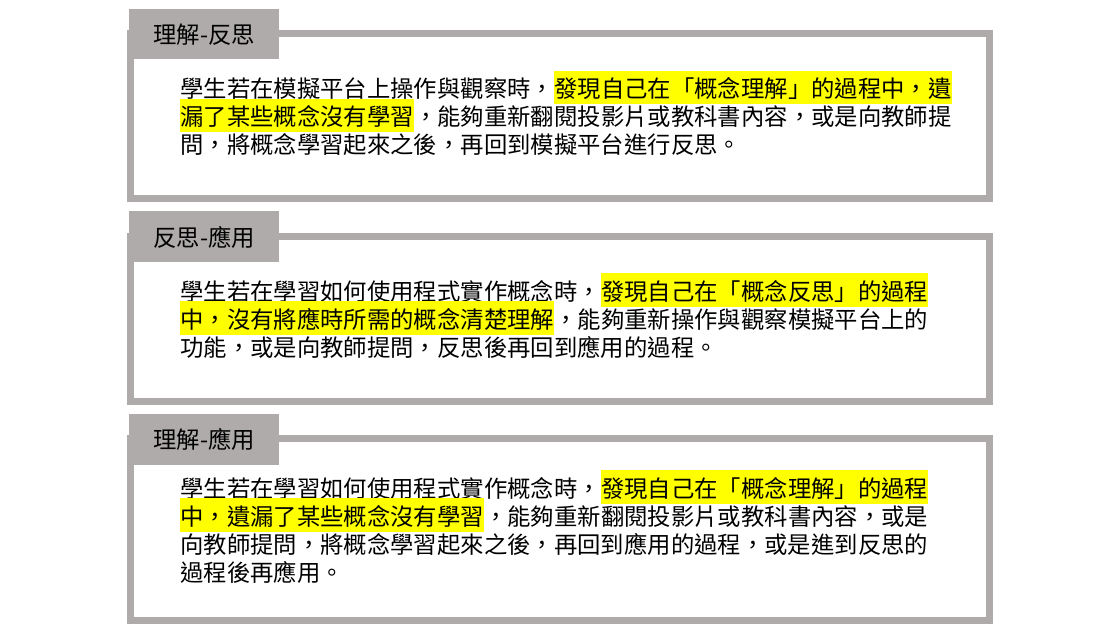
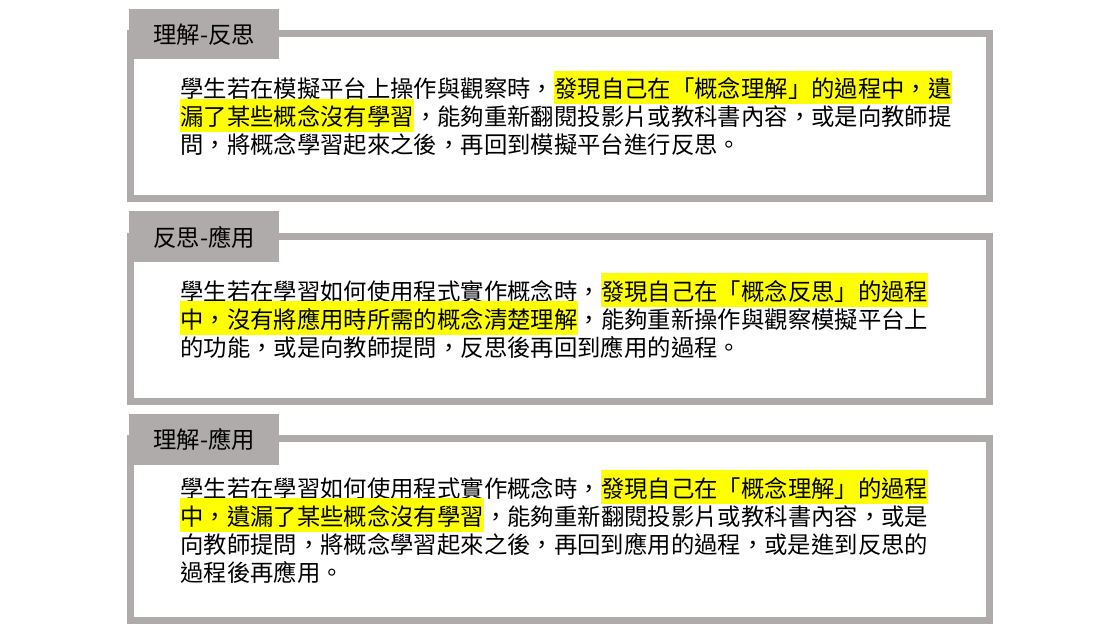
Before and after one commit to Henry-the-junior/nn_teaching, a slide deck: slide 5 of 模擬平台網頁_v2/教材簡報/課堂流程與研究目的_v2.pptx. Drawn at 1120x630 pixels with LibreOffice and Linux fonts; fonts in the diff are those of the drawing. Boxes give left, top, right and bottom in pixels: in the first picture for what was removed or moved away, otherwise in the second. Text is boxed around its words. In the diff, an @@ line names an element or a change of style, - is before the commit and + after.

```diff
--- a/模擬平台網頁_v2/教材簡報/課堂流程與研究目的_v2.pptx
+++ b/模擬平台網頁_v2/教材簡報/課堂流程與研究目的_v2.pptx
@@ text in rectangle at (180,304,928,358): text changed @@
-  中，沒有將應時所需的概念清楚理解，能夠重新操作與觀察模擬平台上的
-  功能，或是向教師提問，反思後再回到應用的過程。
+  中，沒有將應用時所需的概念清楚理解，能夠重新操作與觀察模擬平台上
+  的功能，或是向教師提問，反思後再回到應用的過程。
```
Also in this commit, not shown: 4 other files.
